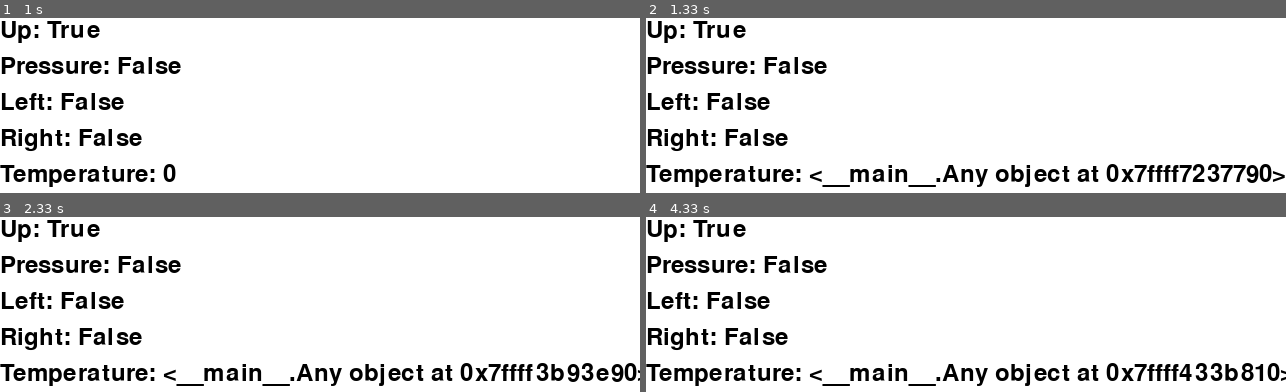
Above: before the commit, frames 1-4 (two rows, left to right).
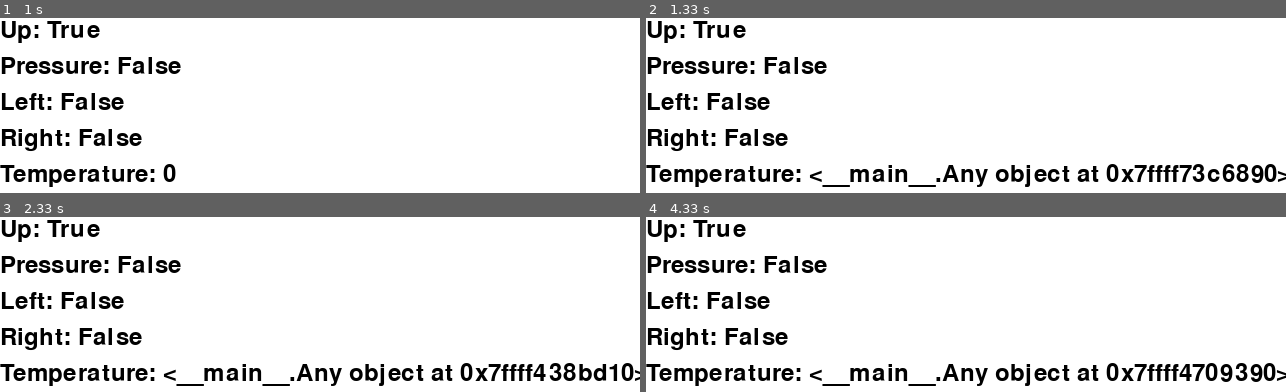
Above: after the commit, the same moments.

Repository: RIT-MDRC/Catbot
Game: pygame game, started from src/raspi/main.py
Same seed, same stepped clock (60 frames per second), same inputs: the game is played once before the commit and once after it.
Inputs:
- Up to frame 1 (1 s): tap D at 0.33 s; tap W at 0.67 s
- Up to frame 2 (1.33 s): tap A at 1 s
- Up to frame 3 (2.33 s): tap A at 1.33 s
- Up to frame 4 (4.33 s): tap D at 2.67 s; hold Down from 4.07 s (still down)

Frame 1 is identical in both runs. In frame 2, 0.9% of the frame differs, in the area x 85-100%, y 83-95%; in frame 3, 1.1%, in the area x 83-100%, y 83-95%; in frame 4, 1.1%.

Commit message:
fix: inverted compressor

Diff:
--- a/src/raspi/main.py
+++ b/src/raspi/main.py
@@ -59,11 +59,11 @@
 
     on_pressure_active(
         "left_pressure",
-        lambda: change_compressor(False),
+        lambda: change_compressor(True),
     )
     on_pressure_deactive(
         "left_pressure",
-        lambda: change_compressor(True),
+        lambda: change_compressor(False),
     )
     exit = False
     while not exit:
